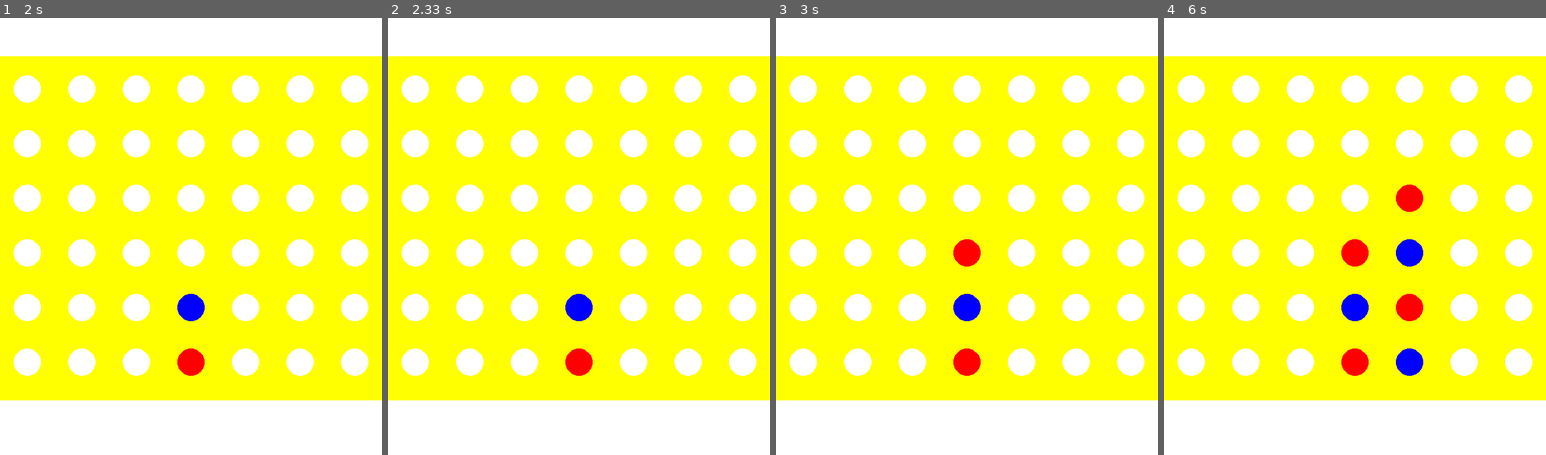
Above: before the commit, frames 1-4 (left to right).
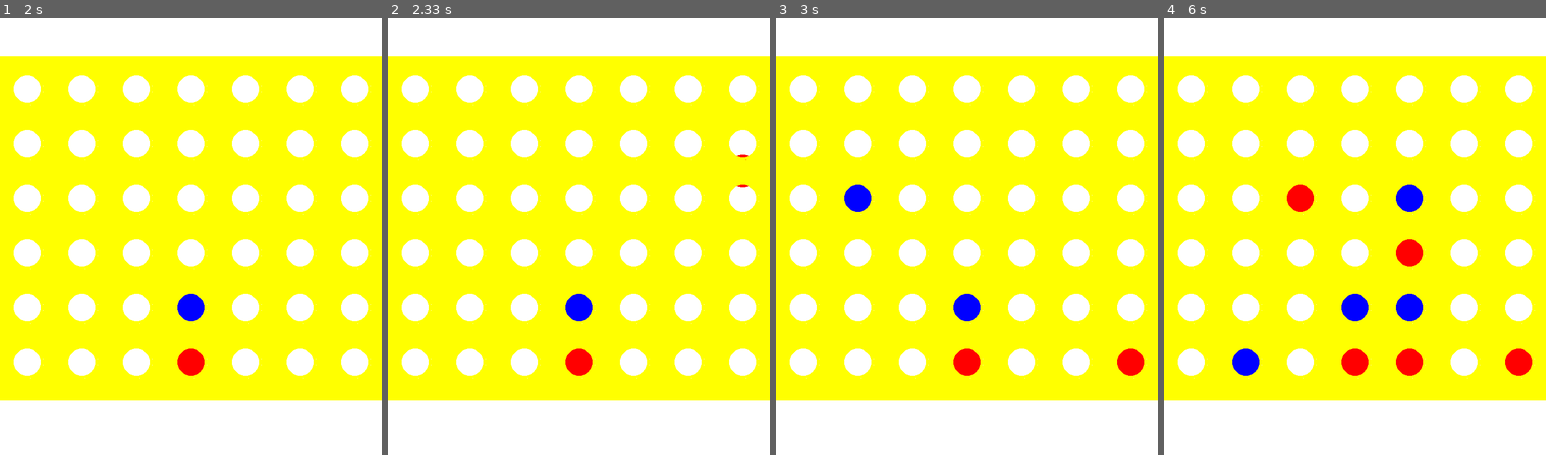
Above: after the commit, the same moments.

Repository: daniil-oliynyk/CSC290-Project
Game: pygame game, started from src/Main.py
Same seed, same stepped clock (60 frames per second), same inputs: the game is played once before the commit and once after it.
Inputs (mouse positions are in pixels of both pictures, inside the frame that each line leads up to):
- Up to frame 1 (2 s): click "START" at 0.38 s; press the mouse at (198, 87) at 0.7 s; move the mouse to (148, 118) at 0.8 s; release the mouse at (99, 149) at 0.93 s; press the mouse at (198, 87) at 1.53 s; move the mouse to (233, 144) at 1.63 s; release the mouse at (267, 201) at 1.77 s; press the mouse at (198, 87) at 1.87 s; move the mouse to (263, 144) at 1.97 s
- Up to frame 2 (2.33 s): release the mouse at (716, 201) at 2.1 s
- Up to frame 3 (3 s): press the mouse at (974, 87) at 2.53 s; move the mouse to (917, 188) at 2.63 s; release the mouse at (860, 284) at 2.77 s
- Up to frame 4 (6 s): click (1435, 179) at 3.4 s; press the mouse at (1435, 179) at 4.27 s; move the mouse to (1351, 280) at 4.37 s; release the mouse at (1267, 385) at 4.5 s; press the mouse at (1435, 179) at 4.93 s; move the mouse to (1412, 170) at 5.03 s; release the mouse at (1389, 162) at 5.17 s; press the mouse at (1435, 179) at 5.27 s; move the mouse to (1404, 144) at 5.37 s; release the mouse at (1374, 114) at 5.5 s; press the mouse at (1435, 179) at 5.6 s; move the mouse to (1324, 275) at 5.7 s; release the mouse at (1213, 371) at 5.83 s

Frame 1 is identical in both runs. In frame 2, less than 0.1% of the frame differs, in the area x 91-95%, y 31-39%; in frame 3, 1.0%; in frame 4, 2.8%, in the area x 17-97%, y 38-82%.

Commit message:
Buttonadded

Diff:
--- a/src/Main.py
+++ b/src/Main.py
@@ -33,16 +33,14 @@
         if (disk_pos_x != None):
             game_over = model.add_disk(disk_pos_x) #add the new disk
 
+    model.update_view(game_over) #model sends new data to the view
+
     model.change_colour() #changes the colour for the next disk
 
-    model.update_view(game_over) #model sends new data to the view
+    if(game_over is True):
+        model.restart_model()
+        game_over = False
 
-    if(game_over is True):
-        if(controller.return_restart_flag() is True): #checking if R key is pressed to restart game
-            model.restart_model()
-            game_over = False
-            model.update_view(game_over)
-            #resets model and updates the view
 
 #while show_go_screen:
  #   model.set_game_over()
--- a/src/Model.py
+++ b/src/Model.py
@@ -51,7 +51,6 @@
     def get_colour(self):
         return self.curr_colour
 
-
     def change_colour(self) -> None:
         """
         Changes the current colour between red and blue to alternate between players.
--- a/src/View.py
+++ b/src/View.py
@@ -15,7 +15,7 @@
                               Button((0,0,255), 50, 50, 100, 60, 40, "HELP")]
 
 
-        self.end_buttons = [Button((0,255,0),  250, 500, 200, 70, 50, "REPLAY")]
+        self.end_button = Button((0,255,0),  250, 500, 200, 60, 30, "RETURN TO MAIN")
 
         #create return to main button for help screen
         self.back_button = Button((255,0,0), 30, 30, 200, 60, 30, "RETURN TO MAIN")
@@ -25,53 +25,50 @@
         """
         Display all the game board data on the pygame view.
         """
+        if game_over is True:
+            while game_over is True: #displays an end game screen when one of the playes has won
 
-        if(game_over is True): #displays an end game screen when one of the playes has won
+                self.set_background("images/end_background.jpg")
+                self.end_button.draw_button(self.win, True)
 
-            self.set_background("images/end_background.jpg")
-
-            for event in pygame.event.get():
-                if event.type == pygame.MOUSEMOTION or event.type == pygame.MOUSEBUTTONDOWN:
-                    clicked = self.pygame.mouse.get_pos()
-                    if self.end_buttons[0].is_over(clicked): #check the start game button
-                        self.start_buttons[0].color = (25,171,14)
-                        if self.pygame.mouse.get_pressed()[0]: #check for click
-                            game_controller.set_restart_flag()
-                    else:
-                        self.start_buttons[0].color = (0,255,0)
-
-            for button in self.end_buttons:
-                button.draw_button(self.win, True)
+                for event in pygame.event.get():
+                    if event.type == pygame.MOUSEMOTION or event.type == pygame.MOUSEBUTTONDOWN:
+                        clicked = self.pygame.mouse.get_pos()
+                        if self.end_button.is_over(clicked): #check the start game button
+                            self.end_button.color = (25,171,14)
+                            if self.pygame.mouse.get_pressed()[0]: #check for click
+                                game_over = False
+                                print("RETURN button pressed")
+                                self.start_screen()
+                        else:
+                            self.end_button.color = (0,255,0)
 
 
-            if (colour == (255,0,0)): #if red disk wins
+                if (colour == (255,0,0) and game_over is True): #if red disk wins
 
-                font = pygame.font.Font("Consequences.ttf",60) #font used for Game Over and Red Disk Wins
+                    font = pygame.font.Font("Consequences.ttf",60) #font used for Game Over and Red Disk Wins
 
-                game_over_text = font.render("Game Over!",1,(255,255,255))
-                self.win.blit(game_over_text, (150,190))
-                p1 = font.render("Red", 1, (255,0,0))
-                self.win.blit(p1,(80,260))
-                p2 = font.render("Disk Wins!",1,(255,255,255))
-                self.win.blit(p2,(235, 260)) #displays the text after rendering
+                    game_over_text = font.render("Game Over!",1,(255,255,255))
+                    self.win.blit(game_over_text, (150,190))
+                    p1 = font.render("Red", 1, (255,0,0))
+                    self.win.blit(p1,(80,260))
+                    p2 = font.render("Disk Wins!",1,(255,255,255))
+                    self.win.blit(p2,(235, 260)) #displays the text after rendering
 
-            elif (colour == (0,0,255)): #if blue disk wins
+                elif (colour == (0,0,255) and game_over is True): #if blue disk wins
 
-                font = pygame.font.Font("Consequences.ttf",60)
+                    font = pygame.font.Font("Consequences.ttf",60)
 
-                text = font.render("Game Over!",1,(255,255,255))
-                self.win.blit(text, (150,190))
-                p1 = font.render("Blue",1,(0,0,255))
-                self.win.blit(p1,(80,260))
-                p2 = font.render("Disk Wins!",1,(255,255,255))
-                self.win.blit(p2,(280, 260))
+                    text = font.render("Game Over!",1,(255,255,255))
+                    self.win.blit(text, (150,190))
+                    p1 = font.render("Blue",1,(0,0,255))
+                    self.win.blit(p1,(80,260))
+                    p2 = font.render("Disk Wins!",1,(255,255,255))
+                    self.win.blit(p2,(280, 260))
 
+                self.pygame.display.update()
 
-
-
-
-
-        elif(game_over is False):
+        else: #display the game_board
             yellow = (255, 255, 0)
             #background color is white
             self.win.fill((255,255,255))
